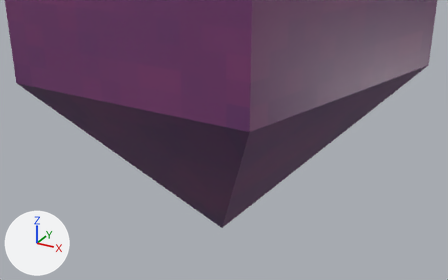
An edit to the Blender file Assets/Models/crystal-enemy/crystal-enemy.blend, drawn before and after from the same camera.
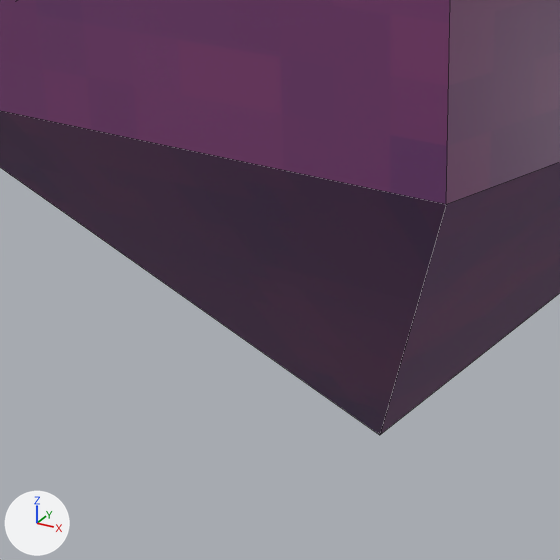
Old and new are each drawn whole from a camera (50 mm lens) standing at (0.0909, -0.1638, 0.1158) and looking at (-0.0054, 0.0112, 0.0283) and again close up on the part from 14% to 66% of the width and 17% to 100% of the height. The lights are fixed; the arrows at lower left show +X, +Y and +Z. The close-ups show mesh edges as thin lines.

The scene before the commit, as lines of its bpy script (objects in view):
```python
me_cube_002 = bpy.data.meshes.new('Cube.002')
me_cube_002.from_pydata(...)  # 28 vertices, 21 faces; spans x -0.059..0.059, y -0.051..0.062, z 0.0..0.332
me_cube_002.materials.append(mat_material)  # picture img_t_crystal_enemy_png_001
ob_body = bpy.data.objects.new('Body', me_cube_002)
ob_body.location = (0.0, 0.0, 0.0)
```
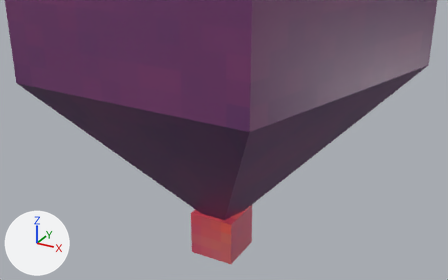
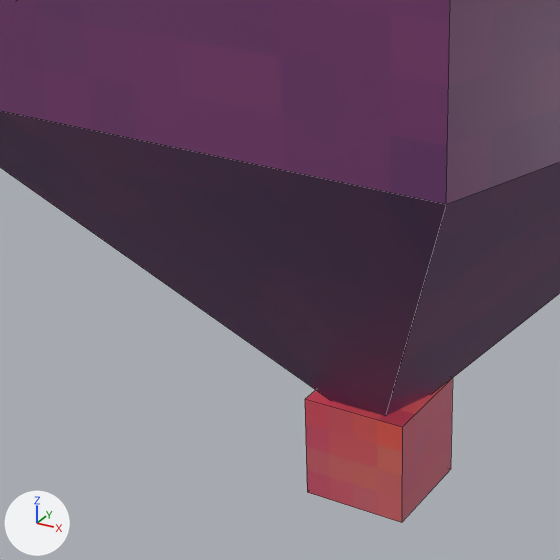
The change in detail:
Mesh me_cube is new.
It is a box spanning x -0.0078..0.0078, y -0.0078..0.0078, z -0.0078..0.0078.
It uses material mat_material (picture img_t_crystal_enemy_png_001).
Object 'projectile' (ob_projectile) is new; it shows me_cube.
Its location is (0.0, 0.0, 0.0).

Where the change shows, as pixel boxes (x1, y1, x2, y2) in the close-ups (560 x 560 px):
'projectile', added (red): after (305, 378, 453, 523)
